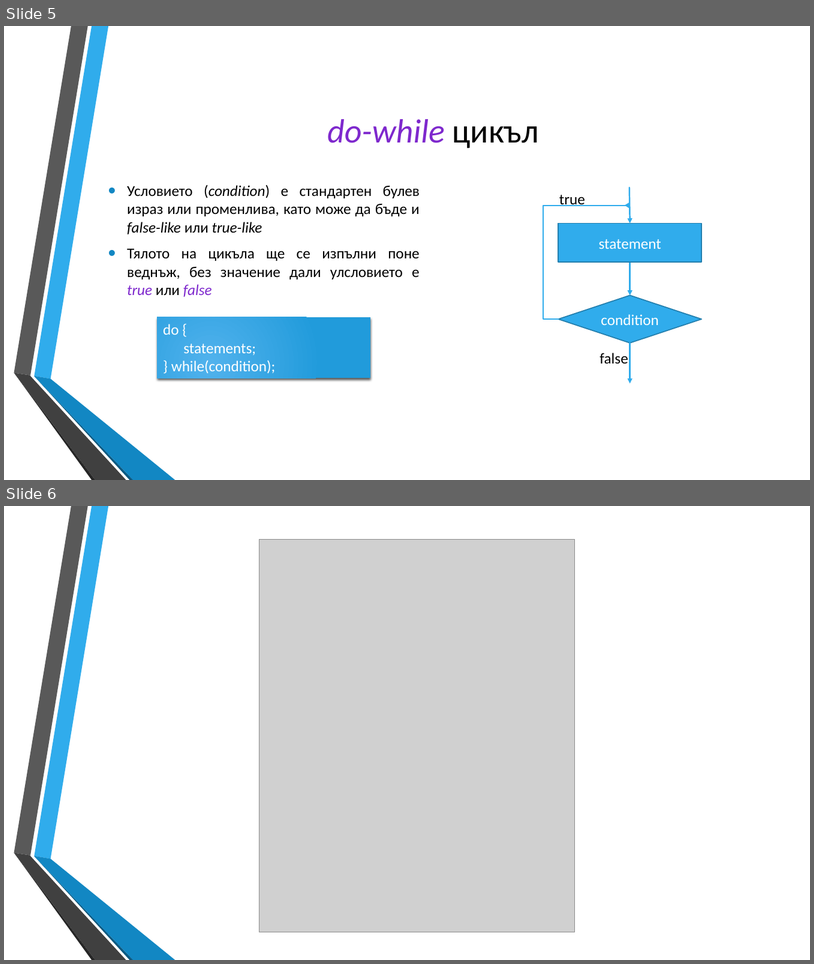
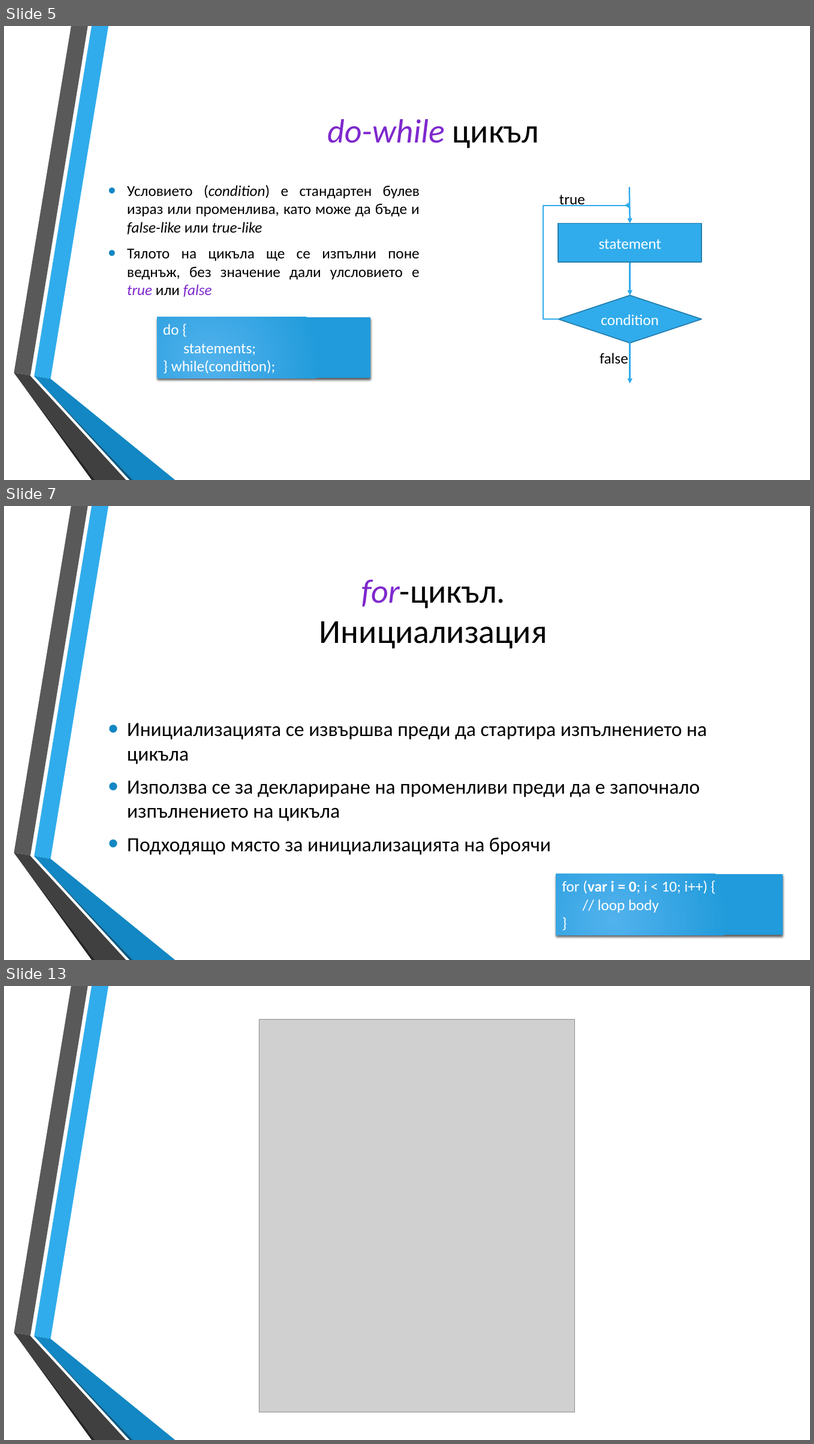
Before and after one commit to dnmitev/IT-Academy, a slide deck: JS Fundamentals/4.Loops/JS-Loops.pptx. Shown one above the other, each under a label of ours: slides 5 and 6 before the commit, slides 5, 7 and 13 after it; the slides between them are not shown. The pictures are 814x964 and 814x1444 pixels, drawn with LibreOffice and Linux fonts; fonts in the diff are those of the drawing; grey boxes stand for pictures; background and template pictures are left out. Boxes give left, top, right and bottom in pixels: in the first picture for what was removed or moved away, otherwise in the second. Text is boxed around its words. In the diff, an @@ line names an element or a change of style, - is before the commit and + after.

```diff
--- a/JS Fundamentals/4.Loops/JS-Loops.pptx
+++ b/JS Fundamentals/4.Loops/JS-Loops.pptx
@@ slide 7 added at bbox=[4, 506, 810, 960], background picture (left out); not listed: 6 template elements that a slide beside it also shows @@
@@ title added at bbox=[320, 579, 548, 649], 40 pt, text #000000 @@
+for-цикъл.
+Инициализация
@@ text added at bbox=[127, 723, 707, 855], 24 pt, text #000000 @@
+• Инициализацията се извършва преди да стартира изпълнението на цикъла
+• Използва се за деклариране на променливи преди да е започнало изпълнението на цикъла
+• Подходящо място за инициализацията на броячи
@@ rectangle added at bbox=[557, 874, 783, 935], fill gradient #51B3ED to #219CDB, 18 pt, text #FFFFFF @@
+for (var i = 0; i < 10; i++) {
+// loop body
+}
@@ what was slide 6 is now slide 13 @@
```
Also in this commit, not shown: 1 slide changed, 6 other slides added, 5 other files.
